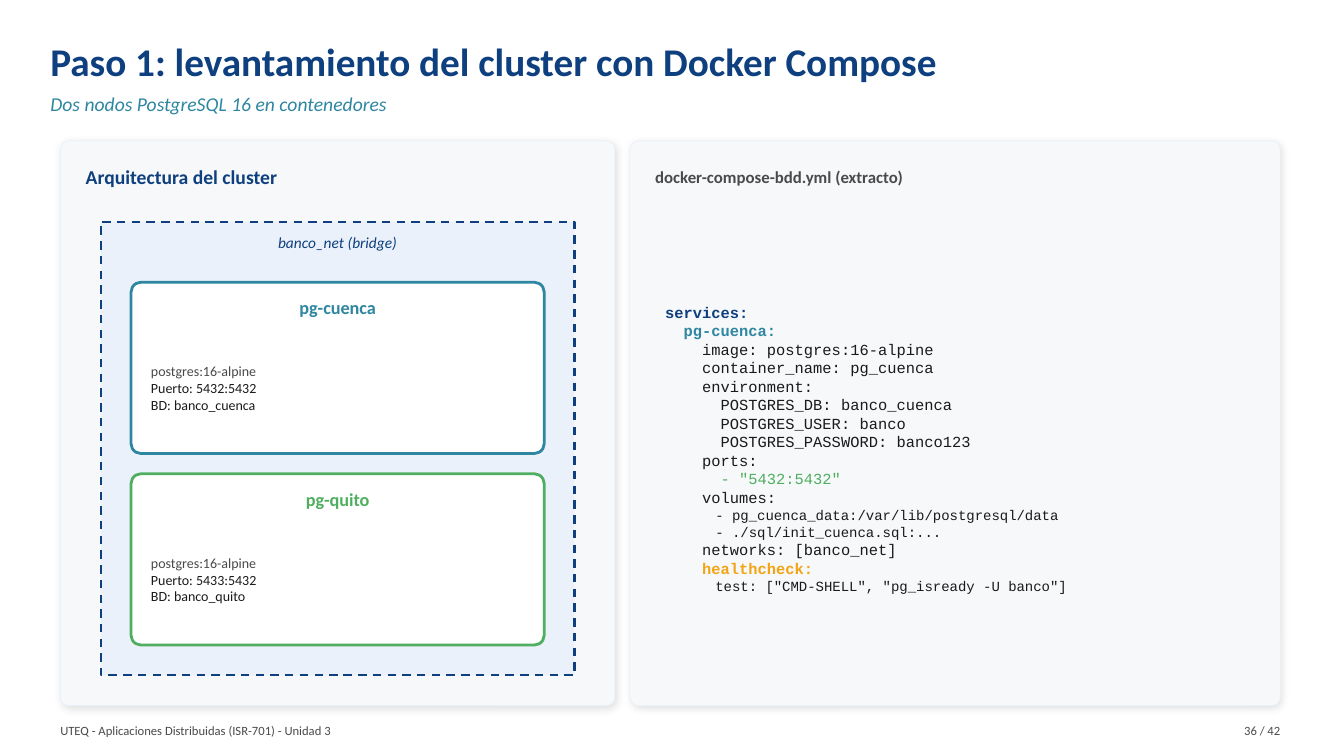
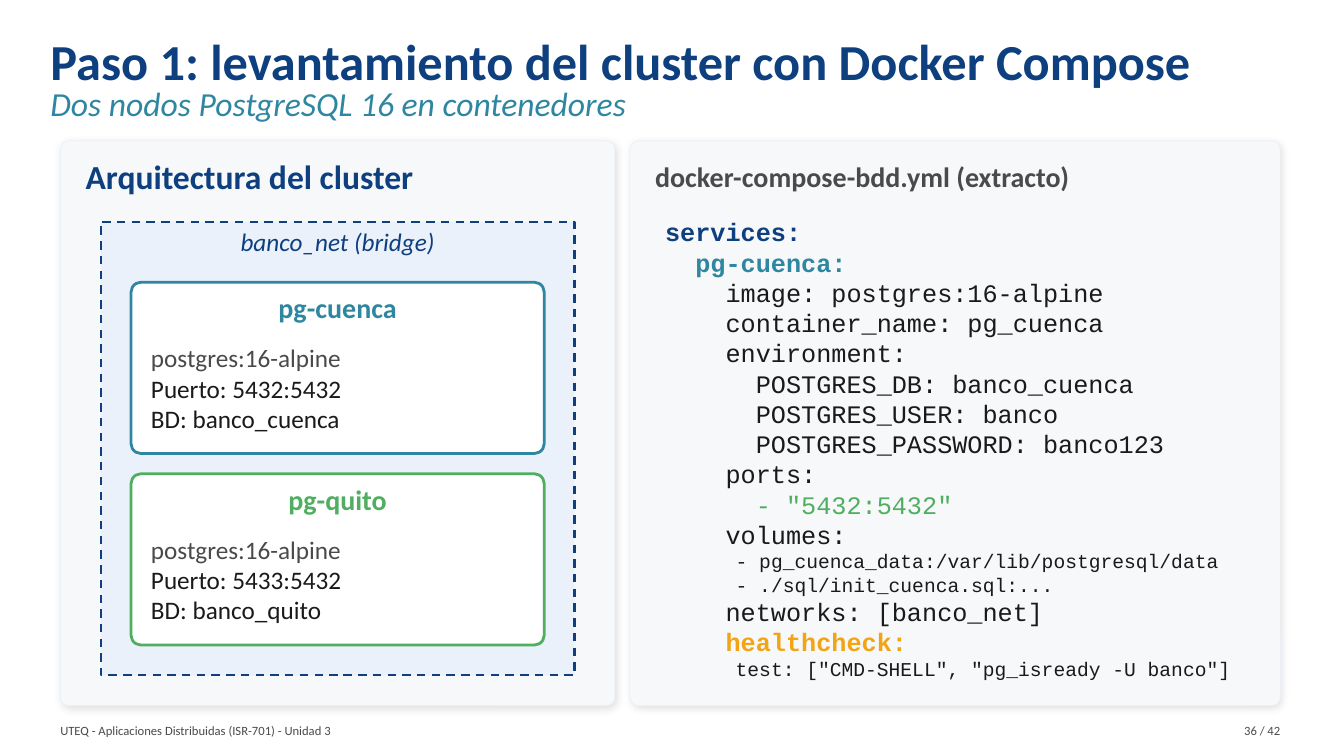
Before and after one commit to gleiston-guerrero/Asignaturas, a slide deck: slide 36 of AplicacionesDistribuidas/Material de clases/BDD_Presentacion.pptx. Drawn at 1344x756 pixels with LibreOffice and Linux fonts; fonts in the diff are those of the drawing. Boxes give left, top, right and bottom in pixels: in the first picture for what was removed or moved away, otherwise in the second. Text is boxed around its words. In the diff, an @@ line names an element or a change of style, - is before the commit and + after.

```diff
--- a/AplicacionesDistribuidas/Material de clases/BDD_Presentacion.pptx
+++ b/AplicacionesDistribuidas/Material de clases/BDD_Presentacion.pptx
@@ text "Paso 1: levantamiento del cluster ..." at (50,44,1190,88): size 28 to 36 pt @@
@@ text "Dos nodos PostgreSQL 16 en ..." at (50,92,626,122): size 14 to 24 pt @@
@@ text "Arquitectura del cluster" at (86,165,413,195): size 14 to 24 pt @@
@@ text "docker-compose-bdd.yml (extracto)" at (655,166,1069,192): size 12 to 20 pt @@
@@ text "services:" at (665,223,1230,680): size 11 to 18 pt in "services:", "pg-cuenca:", "image: postgres:16-alpine", "container_name: pg_cuenca" and 9 more places; size 10 to 14 pt in "- pg_cuenca_data:/var/lib/postgresql/data", "- ./sql/init_cuenca.sql:...", "test: ["CMD-SHELL", "pg_isready -U banco"]" @@
@@ text "banco_net (bridge)" at (241,233,434,256): size 11 to 18 pt @@
@@ text "pg-cuenca" at (278,304,396,323): size 13 to 20 pt @@
@@ text "postgres:16-alpine" at (151,349,341,432): size 10 to 18 pt @@
@@ text "pg-quito" at (288,490,386,515): size 13 to 20 pt @@
@@ text "postgres:16-alpine" at (151,541,341,623): size 10 to 18 pt @@
```
Also in this commit, not shown: 17 other slides changed.
